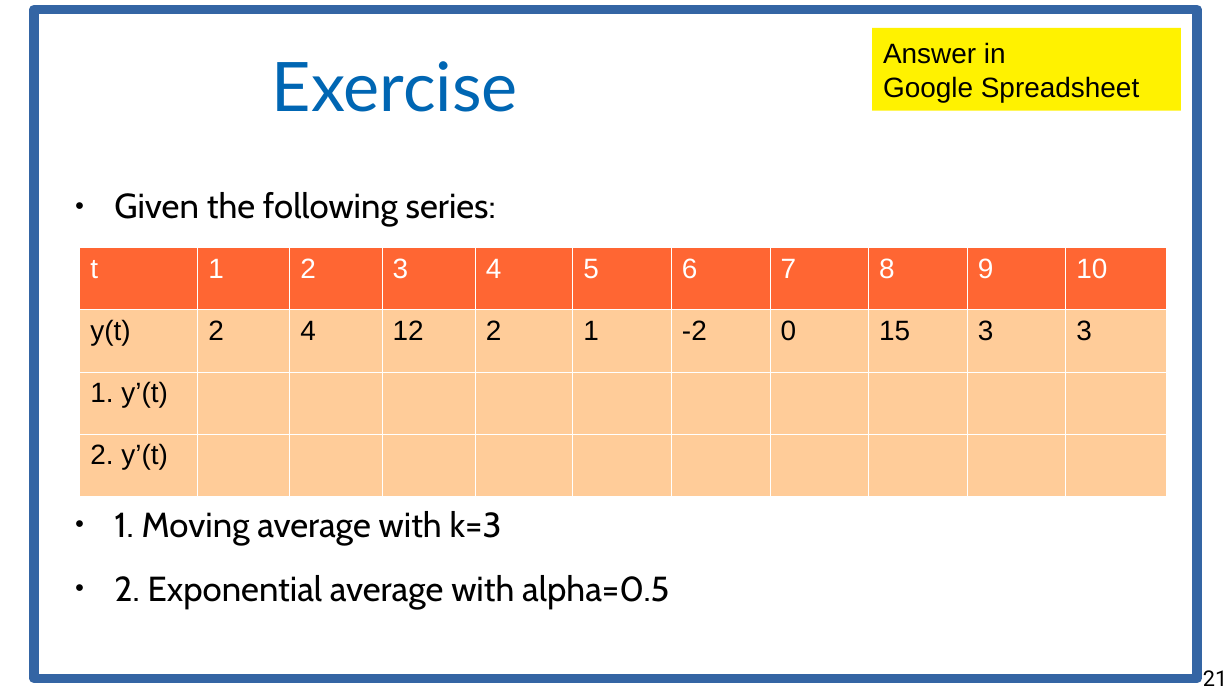
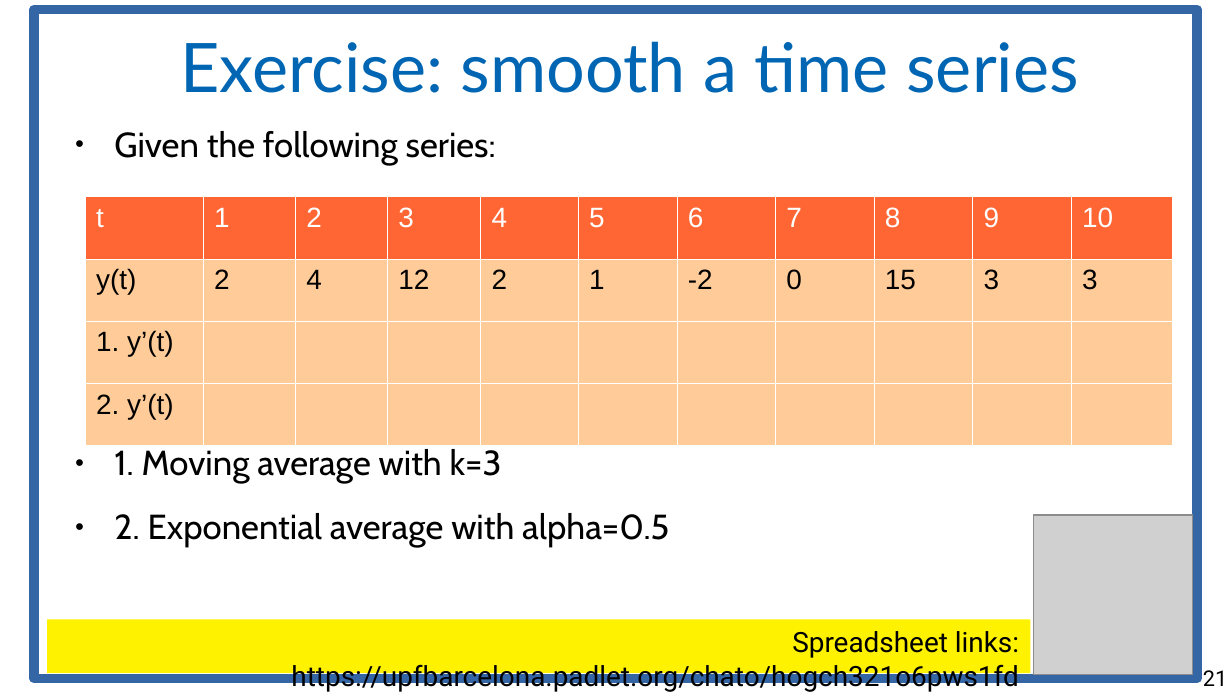
Before and after one commit to marco-calautti/data-mining-course, a slide deck: slide 21 of theory/odp/tt27_time_series.odp. Drawn at 1232x693 pixels with LibreOffice and Linux fonts; fonts in the diff are those of the drawing; grey boxes stand for pictures. Boxes give left, top, right and bottom in pixels: in the first picture for what was removed or moved away, otherwise in the second. Text is boxed around its words. In the diff, an @@ line names an element or a change of style, - is before the commit and + after.

```diff
--- a/theory/odp/tt27_time_series.odp
+++ b/theory/odp/tt27_time_series.odp
@@ rectangle removed at (x1=872, y1=28, x2=1181, y2=111) @@
-Answer in
-Google Spreadsheet
@@ title added at (x1=180, y1=41, x2=1078, y2=93), 44 pt, text #0066B3 @@
+Exercise: smooth a time series
@@ title removed at (x1=272, y1=61, x2=518, y2=112) @@
-Exercise
@@ text "Given the following series:" moved from (x1=114, y1=192, x2=669, y2=609) to (x1=114, y1=131, x2=669, y2=547) @@
@@ table moved from (x1=79, y1=247, x2=1164, y2=496) to (x1=85, y1=197, x2=1169, y2=446) @@
@@ picture added at (x1=1033, y1=515, x2=1193, y2=675) @@
@@ rectangle added at (x1=47, y1=619, x2=1031, y2=673), fill #FFF200, 18 pt, text #000000 @@
+Spreadsheet links: https://upfbarcelona.padlet.org/chato/hogch321o6pws1fd
```
Also in this commit, not shown: 6 other slides changed, 6 other files.
